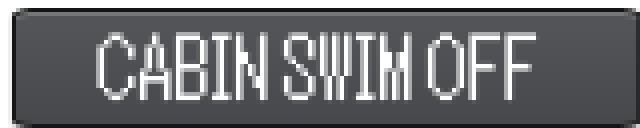
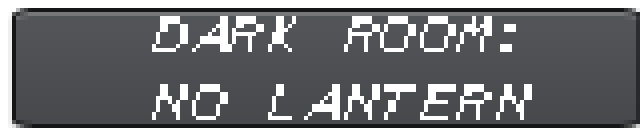
Layered file, before and after one edit (640 × 128). Changes by layer:
added layer "DARK ROOM: NO LANTERN" above "DARK ROOM : LANTERN" over [152, 16, 532, 120]
hid "CABIN SWIM OFF" over [96, 32, 540, 104]
